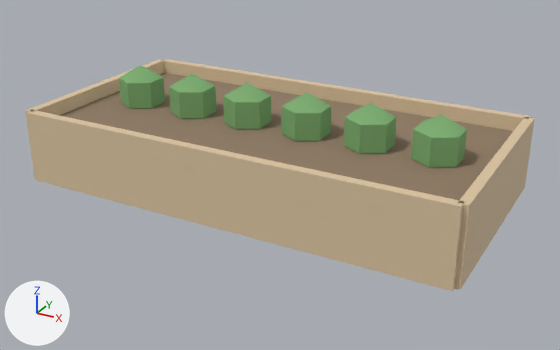
The glTF model modules/assets/internal/models/landscape/landscape.bed.raised.glb as it was, and as the next commit left it.
Before and after are seen from a camera (50 mm lens) standing at (1.92, -3.45, 1.77) and looking at (0.06, -0.06, 0.08). Arrows for +X, +Y and +Z are at lower left; the lights stay in place. The picture after the commit comes second.

Objects in the first picture: 'main__foliage', 'main__softwood', 'main__soil'.
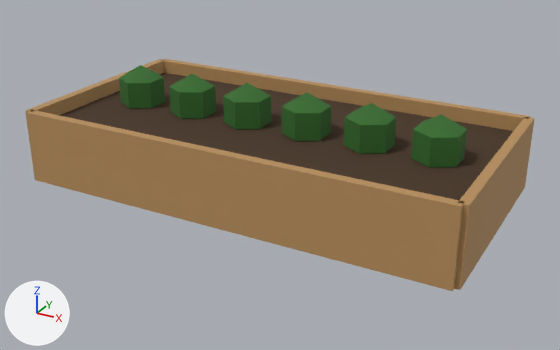
Edits to the bpy script that builds the scene:
```text
Change mat_foliage:
    mat_foliage.base_color: (0.2, 0.42, 0.16) -> (0.0331, 0.147, 0.022)  # green #7cad6f -> dark green #336b29
Change mat_softwood:
    mat_softwood.base_color: (0.72, 0.56, 0.36) -> (0.477, 0.274, 0.106)  # beige #ddc5a2 -> orange #b88f5c
Change mat_soil:
    mat_soil.base_color: (0.28, 0.2, 0.13) -> (0.0637, 0.0331, 0.0153)  # brown #907c65 -> brown #473321
```

Boxes [x1, y1, x2, y2] around the edits, measured in the pictures (560 x 350 px):
'main__softwood', recoloured (beige to orange): [25, 59, 535, 291] in both
'main__soil', recoloured (darker): [59, 73, 513, 200] in both
'main__foliage', recoloured (green to dark green): [119, 65, 467, 168] in both
